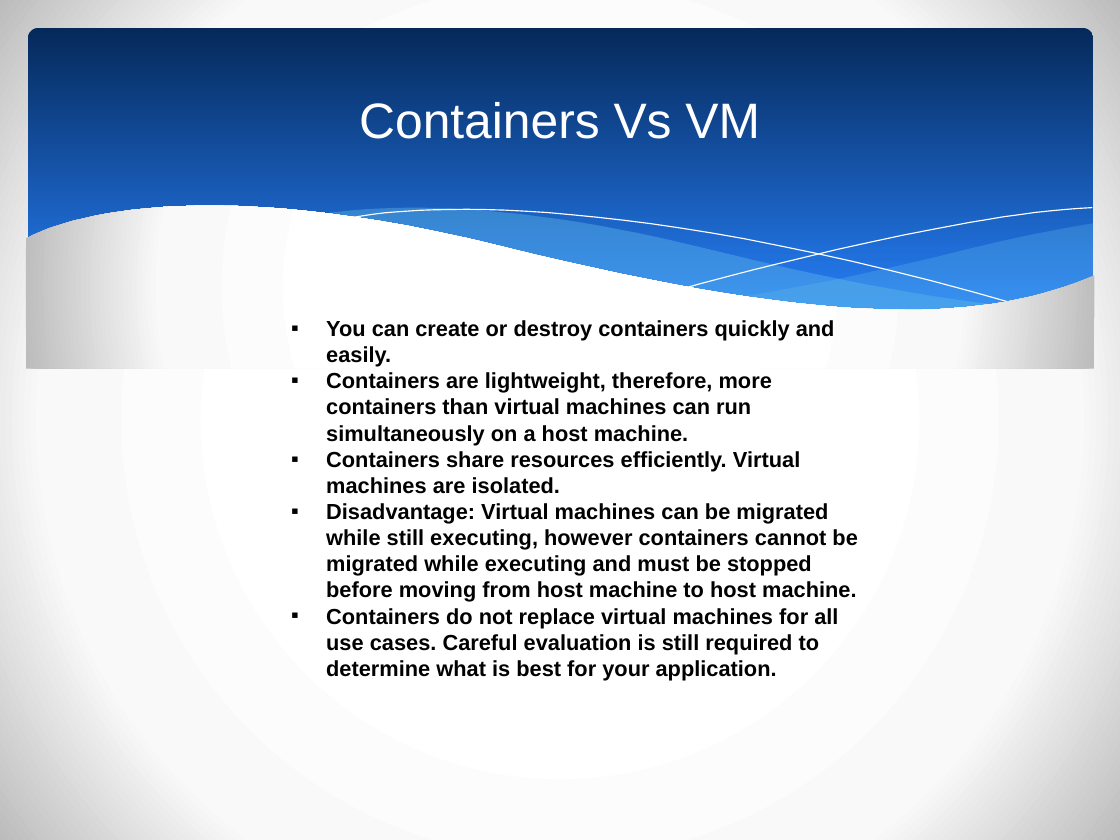
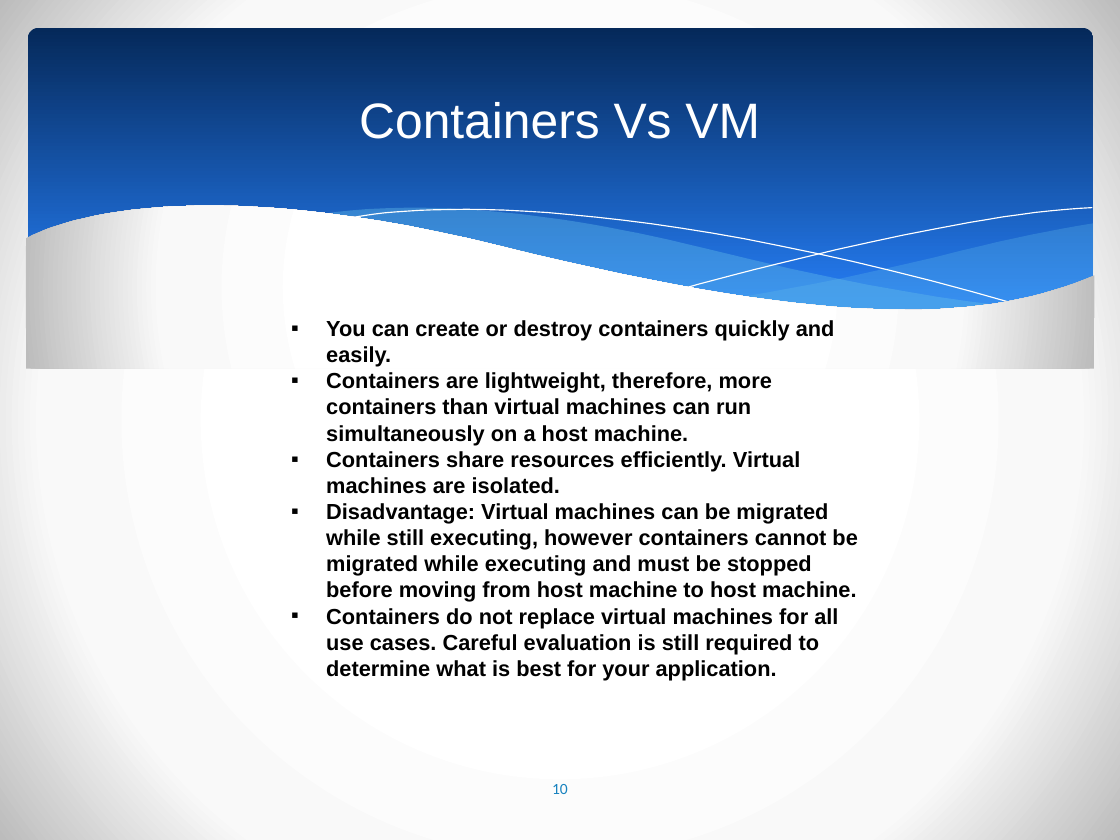
Before and after one commit to anusharavikumar/cmpe283_ProjectDemo, a slide deck: slide 10 of cmpe283 Presentation.pptx. Drawn at 1120x840 pixels with LibreOffice and Linux fonts; fonts in the diff are those of the drawing. Boxes give left, top, right and bottom in pixels: in the first picture for what was removed or moved away, otherwise in the second. Text is boxed around its words. In the diff, an @@ line names an element or a change of style, - is before the commit and + after.

```diff
--- a/cmpe283 Presentation.pptx
+++ b/cmpe283 Presentation.pptx
@@ page number added at [552, 784, 568, 794], 10 pt, text #1782BF @@
+10
```
Also in this commit, not shown: 20 other slides changed, 1 other file.
